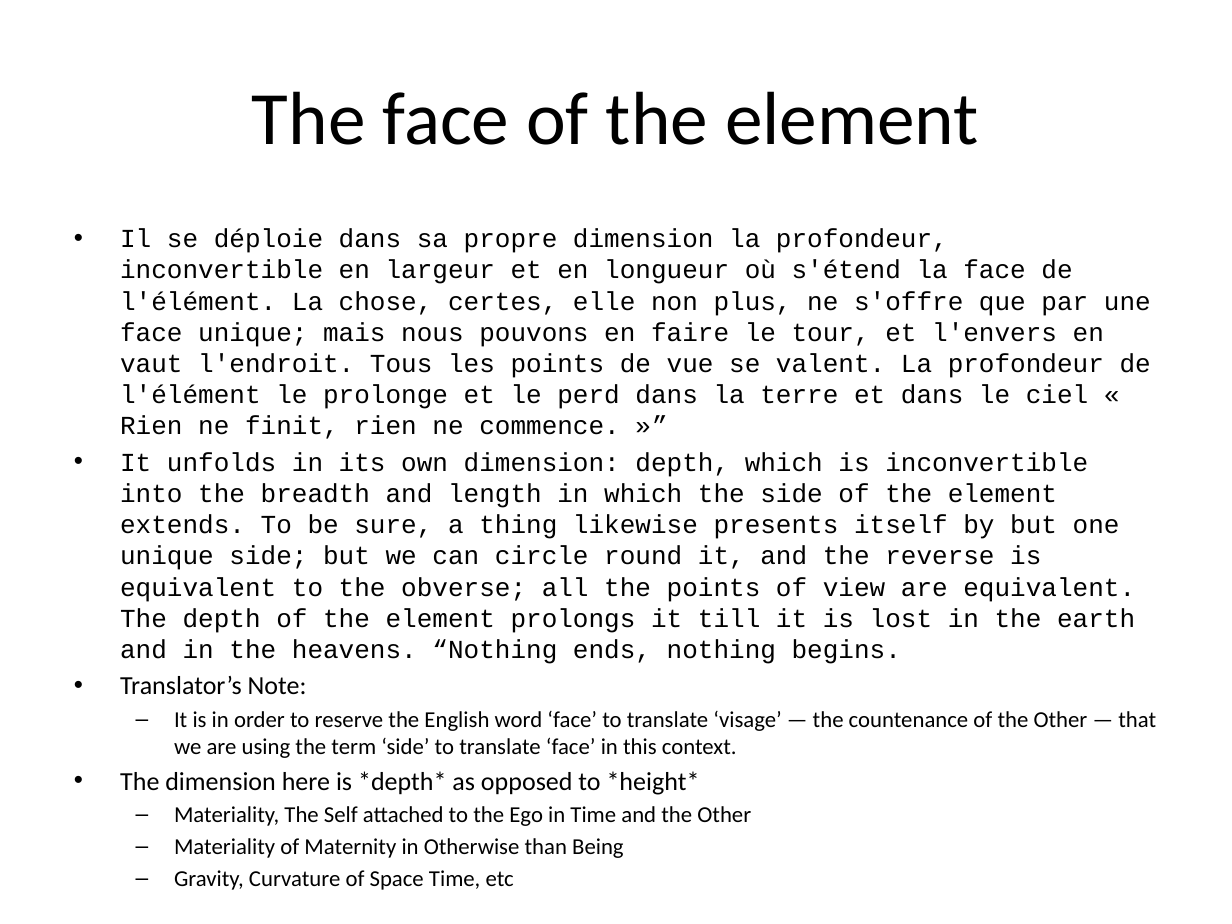
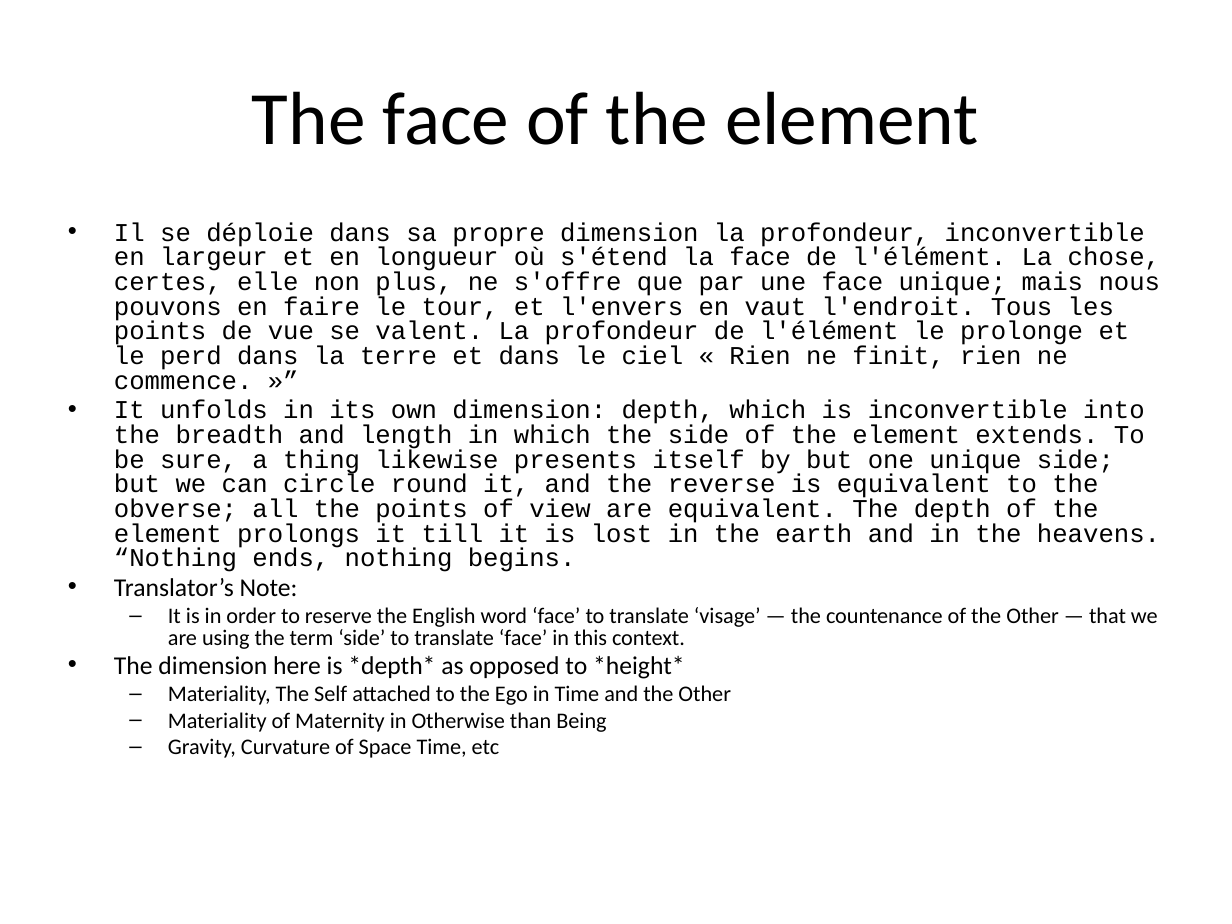
Before and after one commit to mcverter/Dissertation, a slide deck: slide 6 of work/00_NEWEST/KaunsasSol/KaunsasPresentation.pptx (slide 5 before the commit). Drawn at 1232x924 pixels with LibreOffice and Linux fonts; fonts in the diff are those of the drawing. Boxes give left, top, right and bottom in pixels: in the first picture for what was removed or moved away, otherwise in the second. Text is boxed around its words. In the diff, an @@ line names an element or a change of style, - is before the commit and + after.

```diff
--- a/work/00_NEWEST/KaunsasSol/KaunsasPresentation.pptx
+++ b/work/00_NEWEST/KaunsasSol/KaunsasPresentation.pptx
@@ text "Il se déploie dans sa ..." at [114,222,1161,758]: size 15.2 to 15 pt in "Il se déploie dans sa propre dimension ...", "It unfolds in its own dimension: depth, ...", "Translator’s Note:", "The dimension here is *depth* as opposed ..."; size 13.3 to 13 pt in "It is in order to reserve the ...", "Materiality, The Self attached to the Ego ...", "Materiality of Maternity in Otherwise than Being", "Gravity, Curvature of Space Time, etc"; line spacing 1 to 0.8 @@
```
Also in this commit, not shown: 5 other slides changed, 9 slides added, 1 other file.
